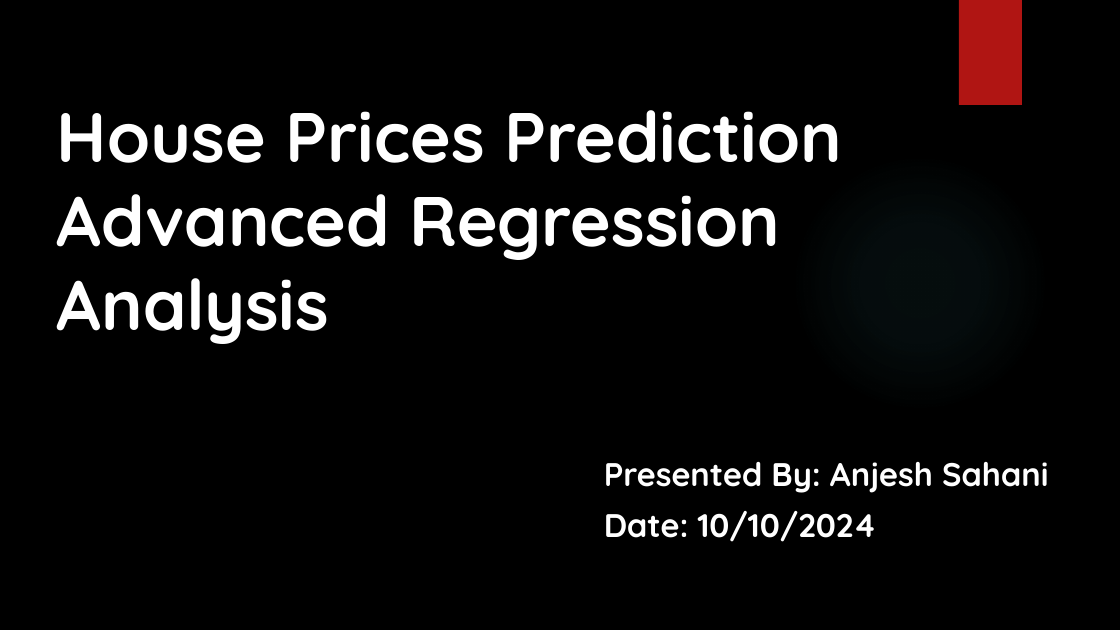
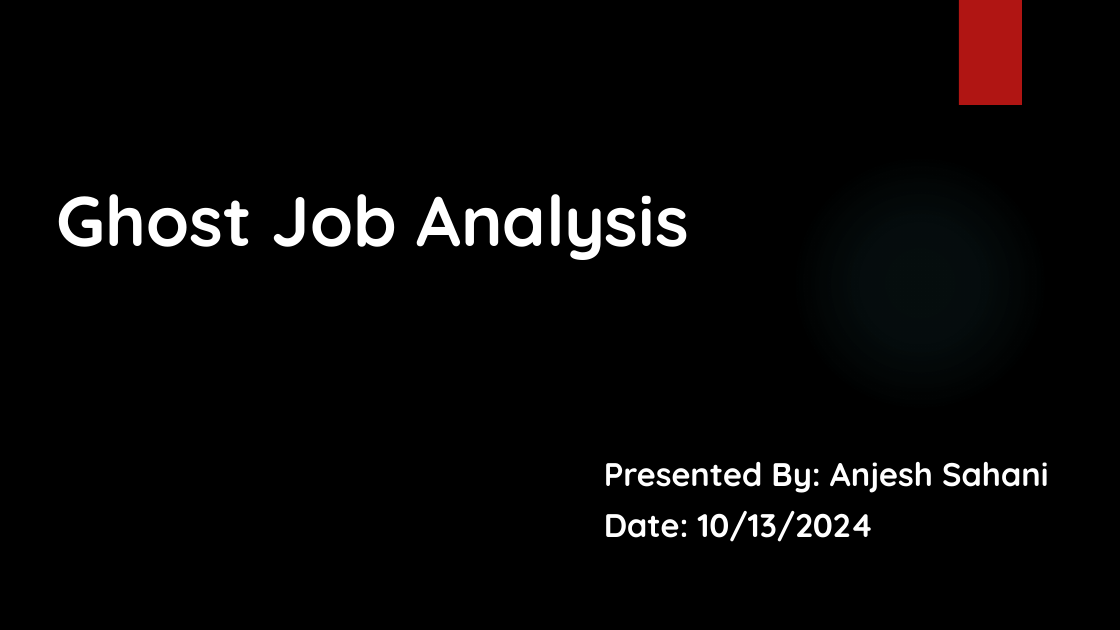
Before and after one commit to AJ-111/House-Price-Advance-Regression-Analysis, a slide deck: slide 1 of CSDA_5310_Individual_Project_Anjesh_Sahani.pptx. Drawn at 1120x630 pixels with LibreOffice and Linux fonts; fonts in the diff are those of the drawing; background and template pictures are left out. Boxes give left, top, right and bottom in pixels: in the first picture for what was removed or moved away, otherwise in the second. Text is boxed around its words. In the diff, an @@ line names an element or a change of style, - is before the commit and + after.

```diff
--- a/CSDA_5310_Individual_Project_Anjesh_Sahani.pptx
+++ b/CSDA_5310_Individual_Project_Anjesh_Sahani.pptx
@@ title at (x1=57, y1=194, x2=688, y2=260): text changed @@
-House Prices Prediction Advanced Regression Analysis
+Ghost Job Analysis
@@ subtitle at (x1=604, y1=511, x2=874, y2=542): text changed @@
-Date: 10/10/2024
+Date: 10/13/2024
```
Also in this commit, not shown: 2 other slides changed, 5 slides added, 4 slides removed, 5 other files.
